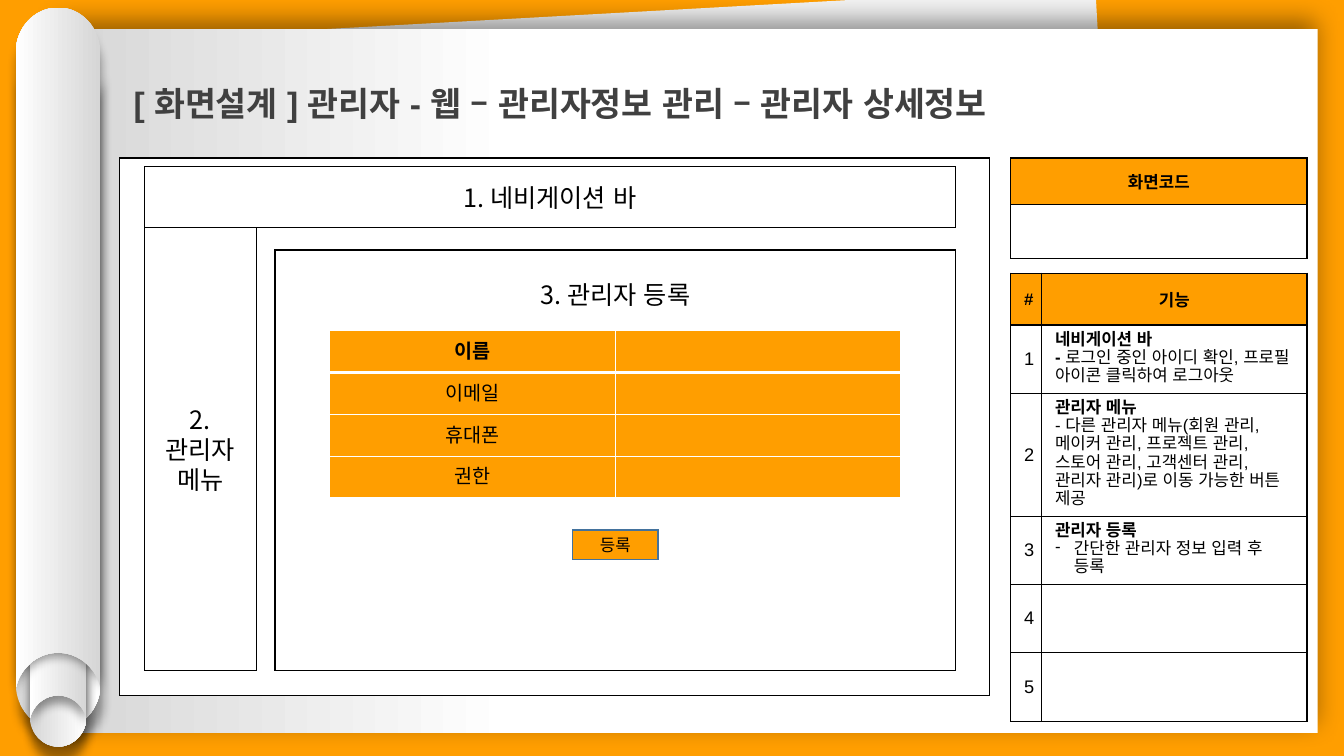
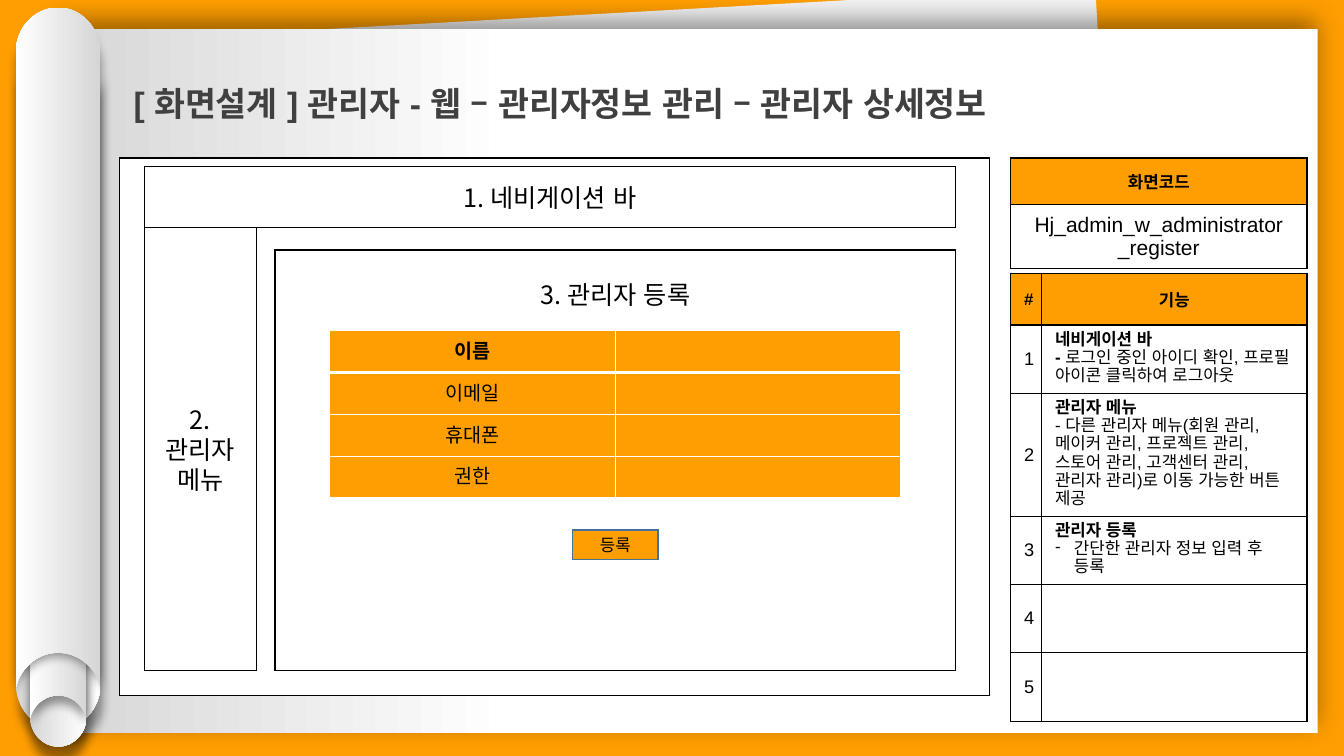
Before and after one commit to hhsw07/ezen-academy-projects, a slide deck: slide 15 of 0 발표용 파워포인트/project06 - 파워포인트 종합 - 형준.pptx. Drawn at 1344x756 pixels with LibreOffice and Linux fonts; fonts in the diff are those of the drawing. Boxes give left, top, right and bottom in pixels: in the first picture for what was removed or moved away, otherwise in the second. Text is boxed around its words. In the diff, an @@ line names an element or a change of style, - is before the commit and + after.

```diff
--- a/0 발표용 파워포인트/project06 - 파워포인트 종합 - 형준.pptx
+++ b/0 발표용 파워포인트/project06 - 파워포인트 종합 - 형준.pptx
@@ table at (x1=1011, y1=158, x2=1308, y2=269) @@
-row 2, column 1: 
+row 2, column 1: Hj_admin_w_administrator / _register
```
Also in this commit, not shown: 19 other slides changed.
